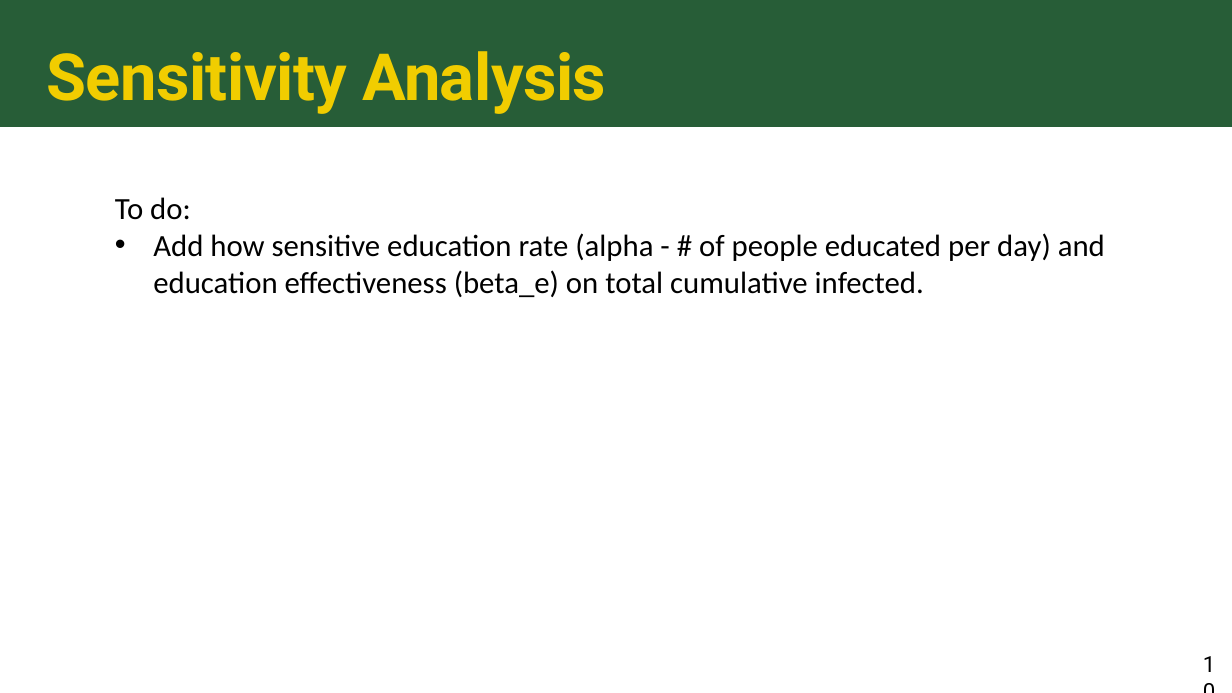
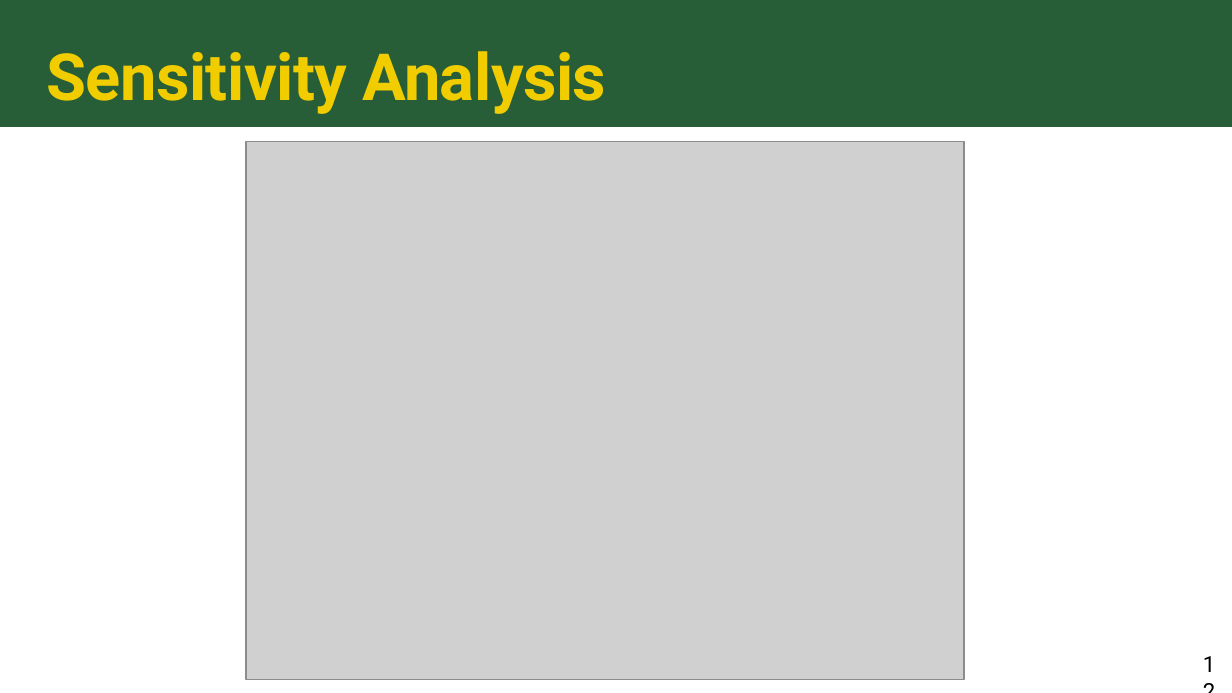
Before and after one commit to colbychristian/mpox_sier, a slide deck: slide 12 of Mpox_education_PPT.pptx (slide 10 before the commit). Drawn at 1232x693 pixels with LibreOffice and Linux fonts; fonts in the diff are those of the drawing; grey boxes stand for pictures. Boxes give left, top, right and bottom in pixels: in the first picture for what was removed or moved away, otherwise in the second. Text is boxed around its words. In the diff, an @@ line names an element or a change of style, - is before the commit and + after.

```diff
--- a/Mpox_education_PPT.pptx
+++ b/Mpox_education_PPT.pptx
@@ picture added at (246,142,965,680) @@
@@ text removed at (115,197,1105,297) @@
-To do:
-• Add how sensitive education rate (alpha - # of people educated per day) and education effectiveness (beta_e) on total cumulative infected.
```
Also in this commit, not shown: 9 other slides changed, 6 slides added, 4 slides removed.
